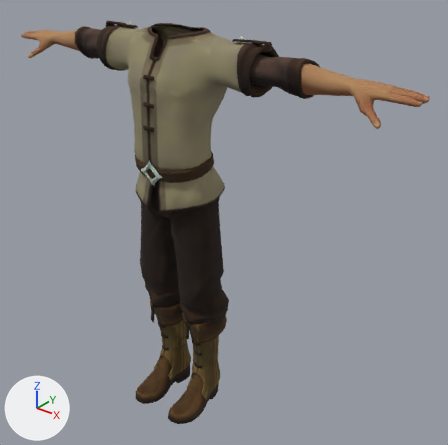
Before and after pictures for a commit that changed the glTF model public/assets/characters/body-preview/Male_Peasant.glb.
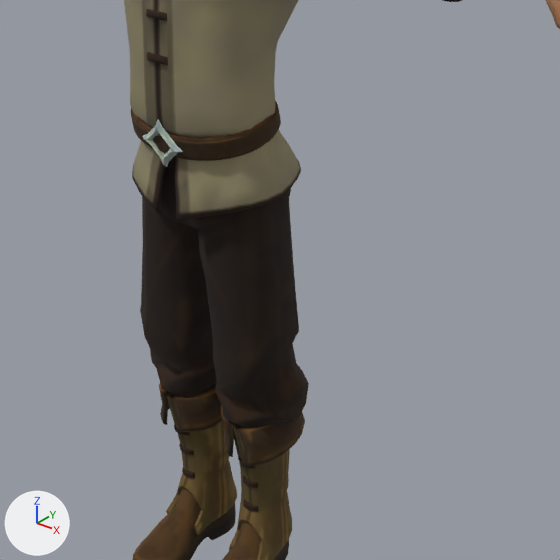
Old and new are each drawn whole from a 50 mm camera at (1.496, -1.565, 1.882) aimed at (0.131, 0.141, 0.824) and again close up on the part from 15% to 81% of the width and 22% to 89% of the height. Arrows for +X, +Y and +Z are at lower left; the lights stay in place. The first two pictures are the older version. Vertices at exactly the same position are counted once.

In view in the first close-up: 'Male_Peasant_Body', 'Male_Peasant_Feet', 'Male_Peasant_Legs' and 1 more.
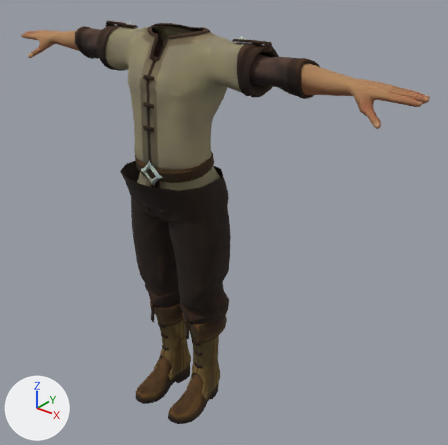
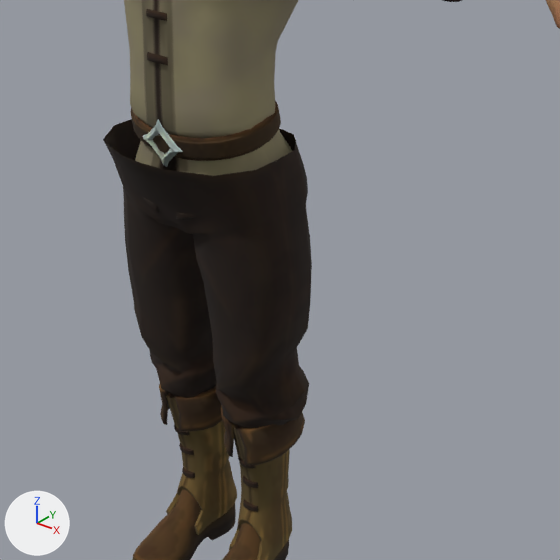
The newer file adds a shape key; the second version is drawn at full value of the shape key 'Fat.001' of 'Male_Peasant_Legs', and the change is written as the vertex moves it makes.

Changed parts and their boxes (x1, y1, x2, y2) in the close-ups (560 x 560 px; the box of a moved part takes in the faces that stretch with it):
'Male_Peasant_Legs', reshaped: before (140, 157, 309, 428); after (103, 119, 312, 428)
part 1 of me_male_peasant_legs, moved or reshaped: before (140, 157, 309, 412); after (103, 119, 312, 412)

The change, as a diff of the scene's bpy script:
```diff
--- a/public/assets/characters/body-preview/Male_Peasant.glb.py
+++ b/public/assets/characters/body-preview/Male_Peasant.glb.py
@@ me_male_peasant_legs @@
 # used by ob_male_peasant_legs; location = (0.0, 0.0, 0.0)
-me_male_peasant_legs.from_pydata(...)  # 550 vertices, 1050 faces; spans x -0.211..0.211, y -0.077..0.152, z 0.403..1.054
+me_male_peasant_legs.from_pydata(...)  # 550 vertices, 1050 faces; spans x -0.216..0.216, y -0.169..0.16, z 0.403..1.054
+# me_male_peasant_legs part 1: 380 of 550 vertices moved; they spanned x -0.211..0.211, y -0.077..0.152, z 0.455..1.054 and now span x -0.216..0.216, y -0.169..0.16, z 0.455..1.054; mean shift (0.0, -0.004, 0.0); largest move (0.0, -0.073, 1.053) -> (0.0, -0.169, 1.053)
 me_male_peasant_legs.materials.append(mat_mi_peasant)
```
